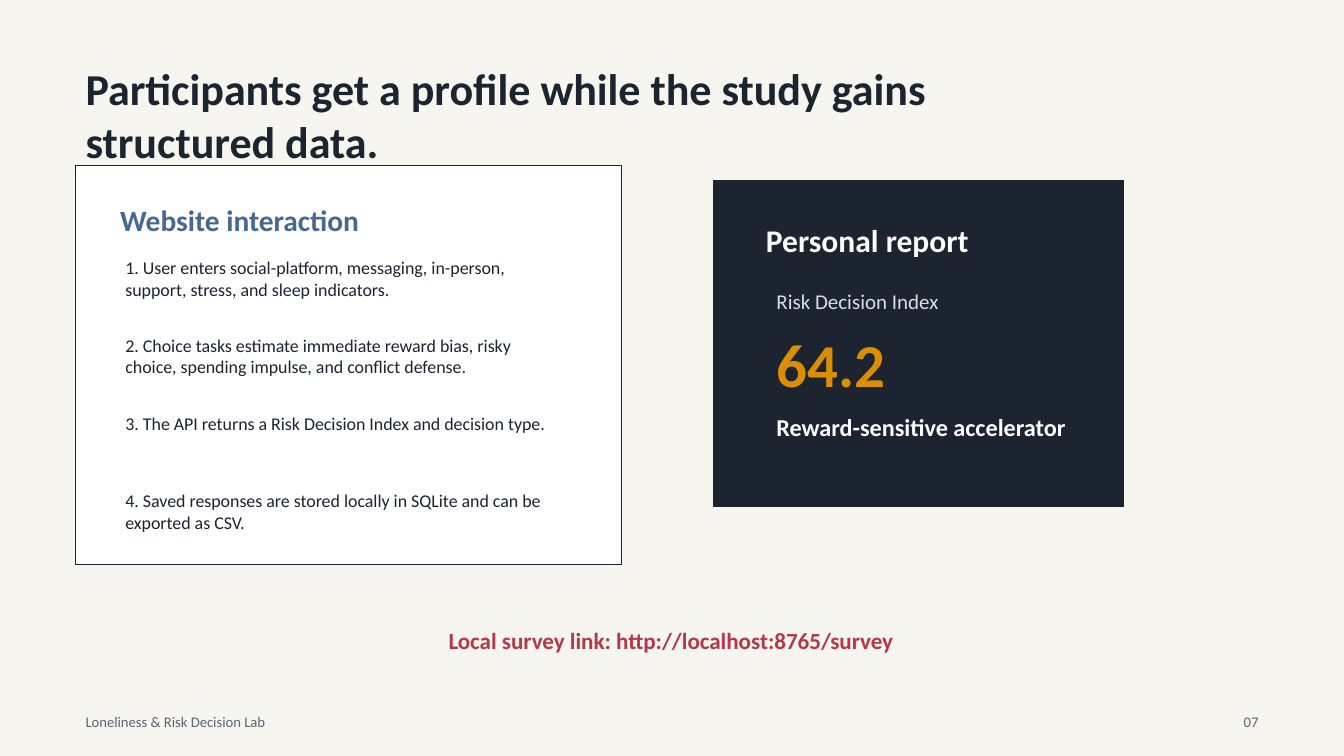
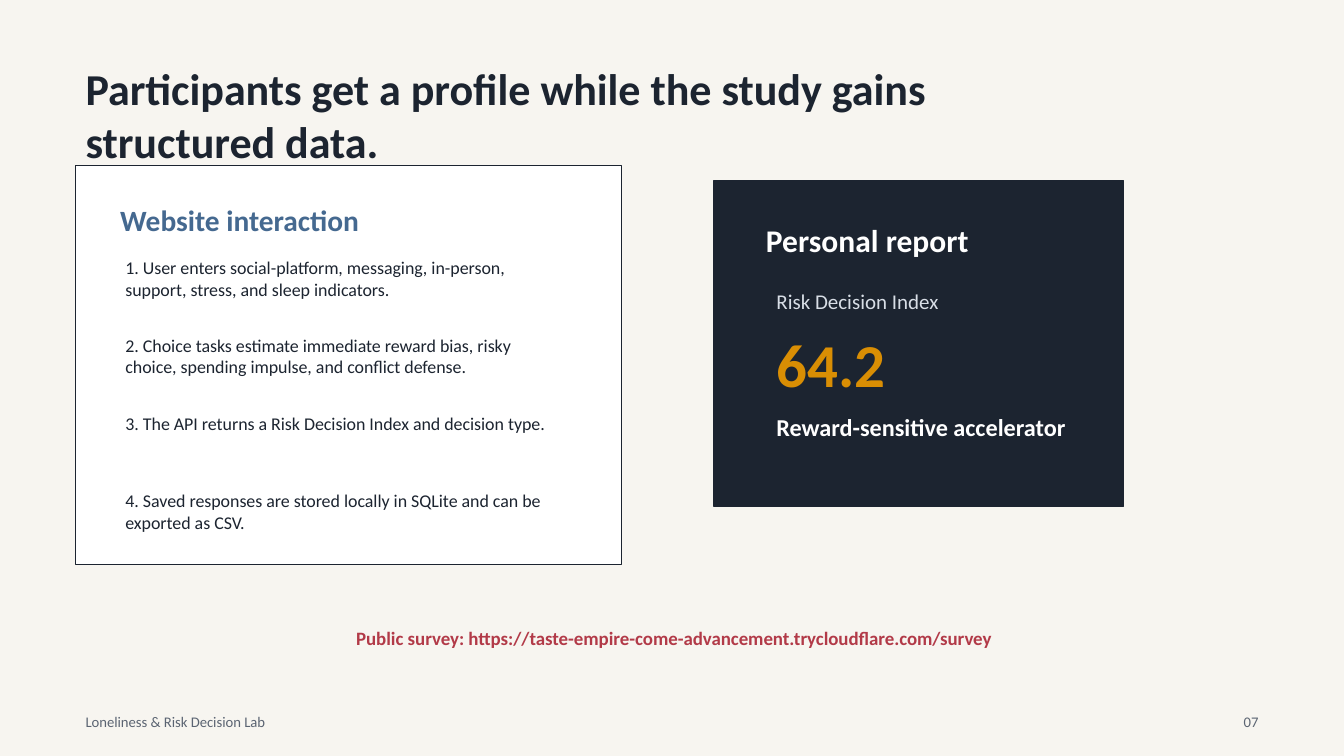
Before and after one commit to haobosun940-crypto/loneliness-risk-decision-lab, a slide deck: slide 7 of outputs/loneliness_risk_research_deck.pptx. Drawn at 1344x756 pixels with LibreOffice and Linux fonts; fonts in the diff are those of the drawing. Boxes give left, top, right and bottom in pixels: in the first picture for what was removed or moved away, otherwise in the second. Text is boxed around its words. In the diff, an @@ line names an element or a change of style, - is before the commit and + after.

Commit message:
Refresh research deliverables with public links

```diff
--- a/outputs/loneliness_risk_research_deck.pptx
+++ b/outputs/loneliness_risk_research_deck.pptx
@@ text at box(356, 631, 991, 648): text changed; size 16.5 to 13.5 pt @@
-Local survey link: http://localhost:8765/survey
+Public survey: https://taste-empire-come-advancement.trycloudflare.com/survey
```
Also in this commit, not shown: 2 other slides changed, 1 slide added, 15 other files.
